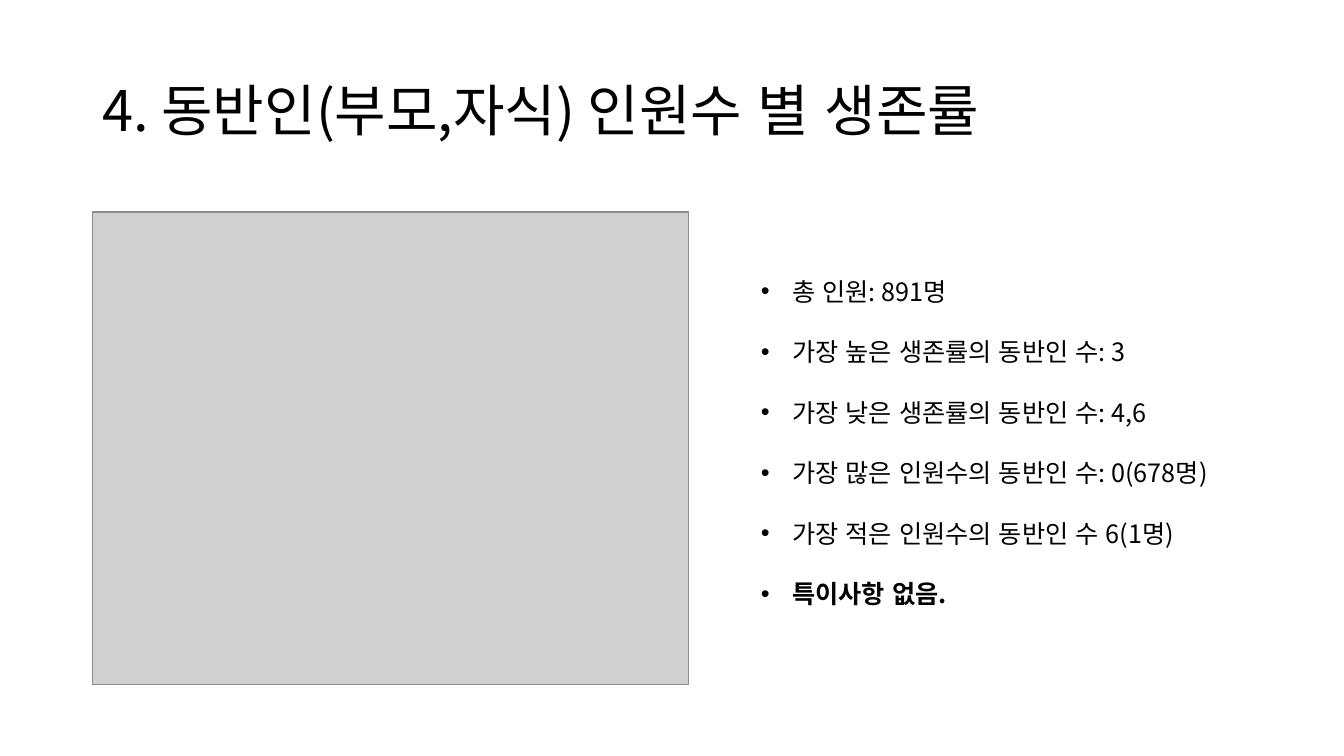
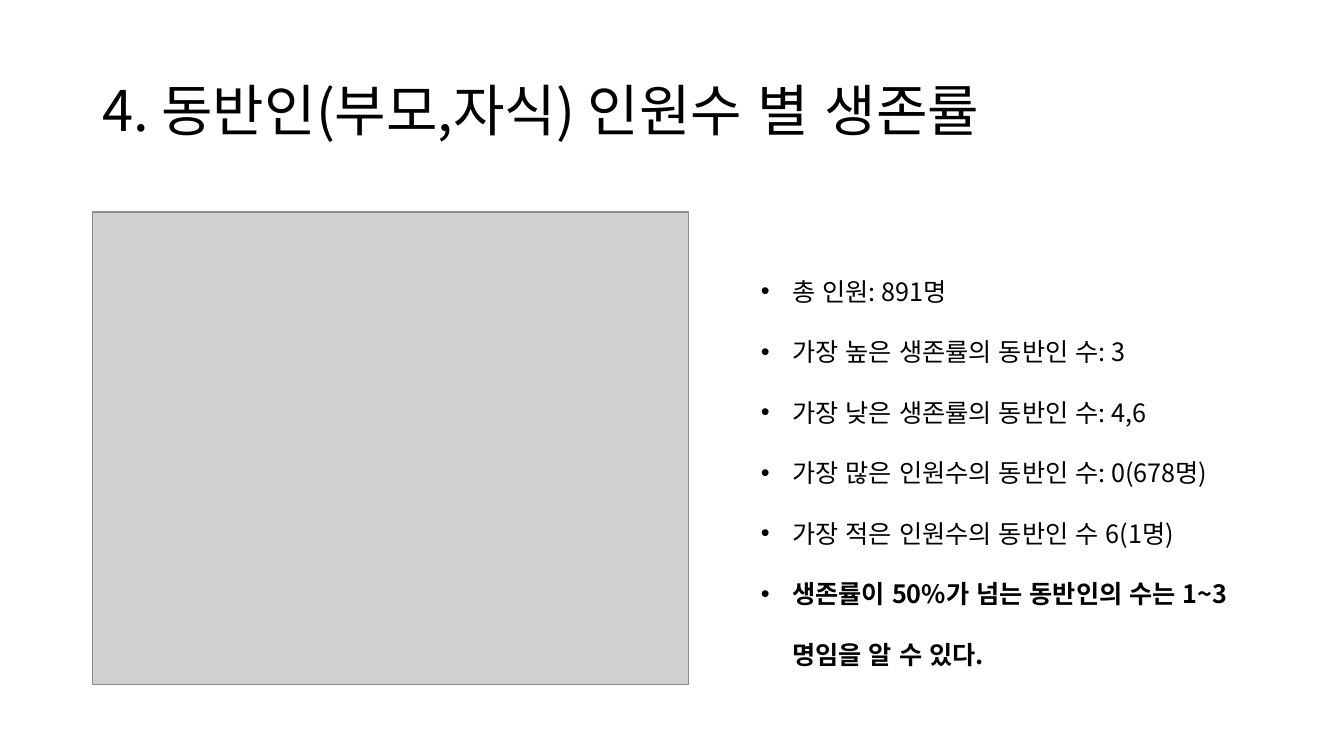
Before and after one commit to atto08/Titanic_tutorial, a slide deck: slide 5 of Train_Lee/project_titnic.pptx. Drawn at 1344x756 pixels with LibreOffice and Linux fonts; fonts in the diff are those of the drawing; grey boxes stand for pictures. Boxes give left, top, right and bottom in pixels: in the first picture for what was removed or moved away, otherwise in the second. Text is boxed around its words. In the diff, an @@ line names an element or a change of style, - is before the commit and + after.

```diff
--- a/Train_Lee/project_titnic.pptx
+++ b/Train_Lee/project_titnic.pptx
@@ text at <box>792,582,1228,667</box>: text changed @@
-• 특이사항 없음.
+• 생존률이 50%가 넘는 동반인의 수는 1~3명임을 알 수 있다.
```
Also in this commit, not shown: 4 other slides changed, 1 other file.
